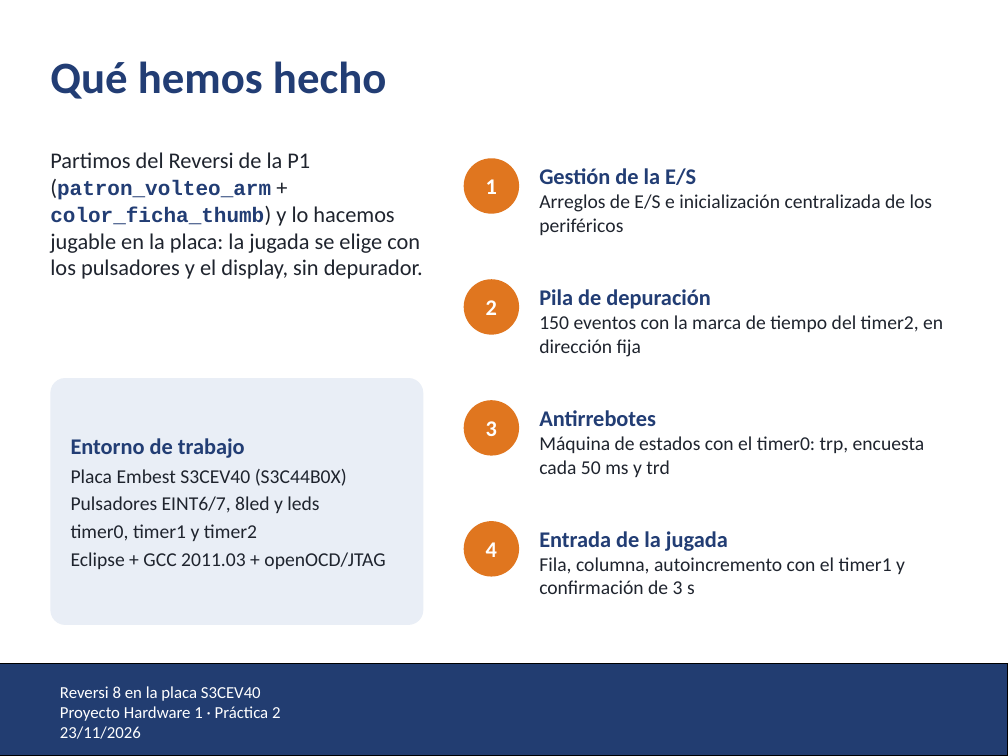
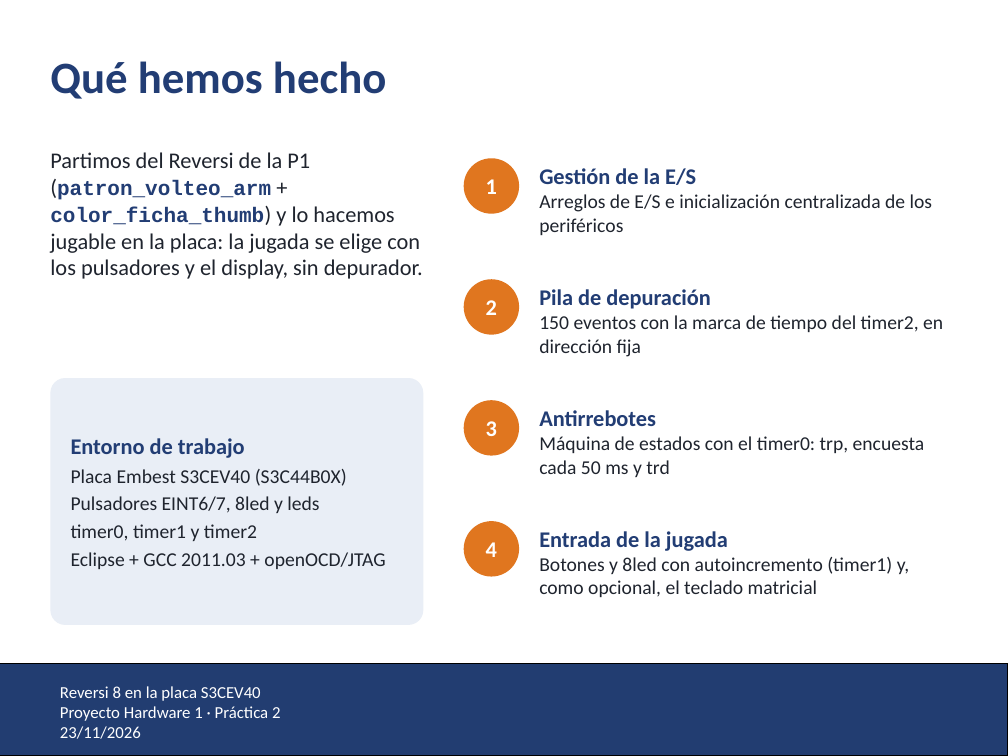
Before and after one commit to sergiobenedi/P2_PH_873042_960280, a slide deck: slide 3 of presentacion/Presentacion_P2_unizar.pptx. Drawn at 1008x756 pixels with LibreOffice and Linux fonts; fonts in the diff are those of the drawing; background and template pictures are left out. Boxes give left, top, right and bottom in pixels: in the first picture for what was removed or moved away, otherwise in the second. Text is boxed around its words. In the diff, an @@ line names an element or a change of style, - is before the commit and + after.

```diff
--- a/presentacion/Presentacion_P2_unizar.pptx
+++ b/presentacion/Presentacion_P2_unizar.pptx
@@ text at (539,557,909,597): text changed @@
-Fila, columna, autoincremento con el timer1 y confirmación de 3 s
+Botones y 8led con autoincremento (timer1) y, como opcional, el teclado matricial
```
Also in this commit, not shown: 3 other slides changed, 1 slide added, 2 other files.
